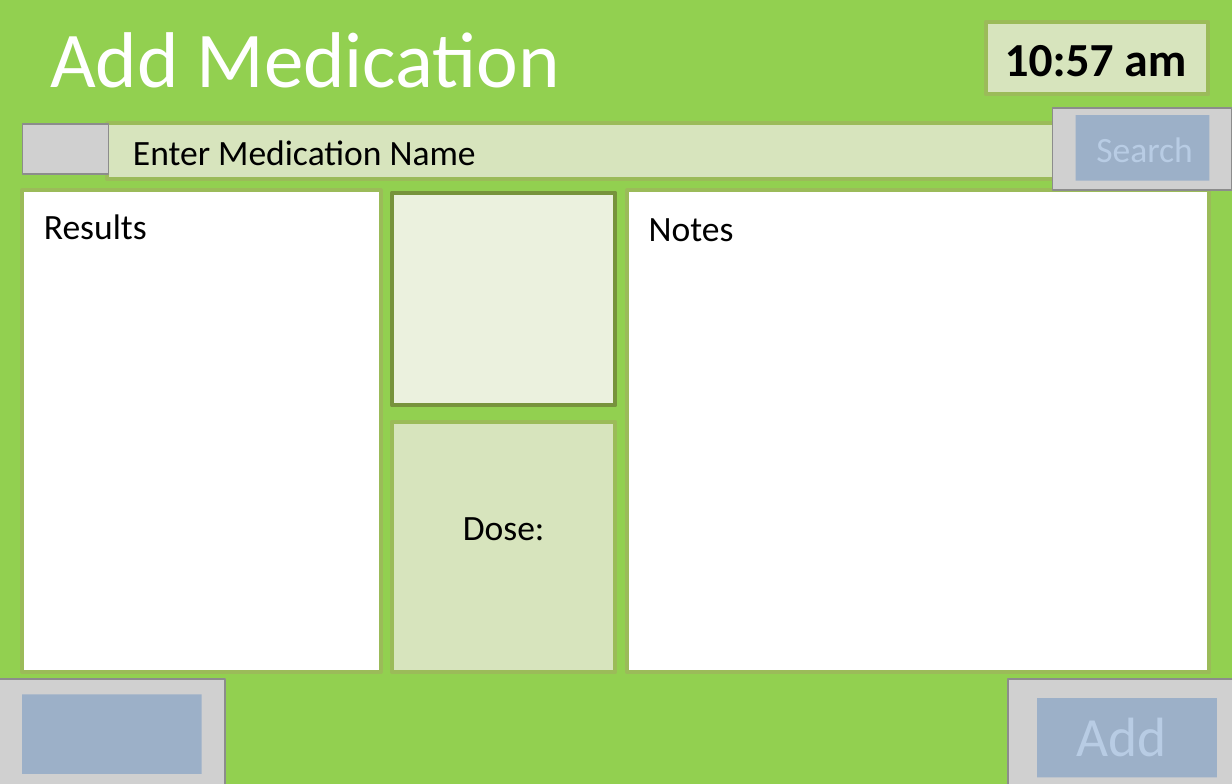
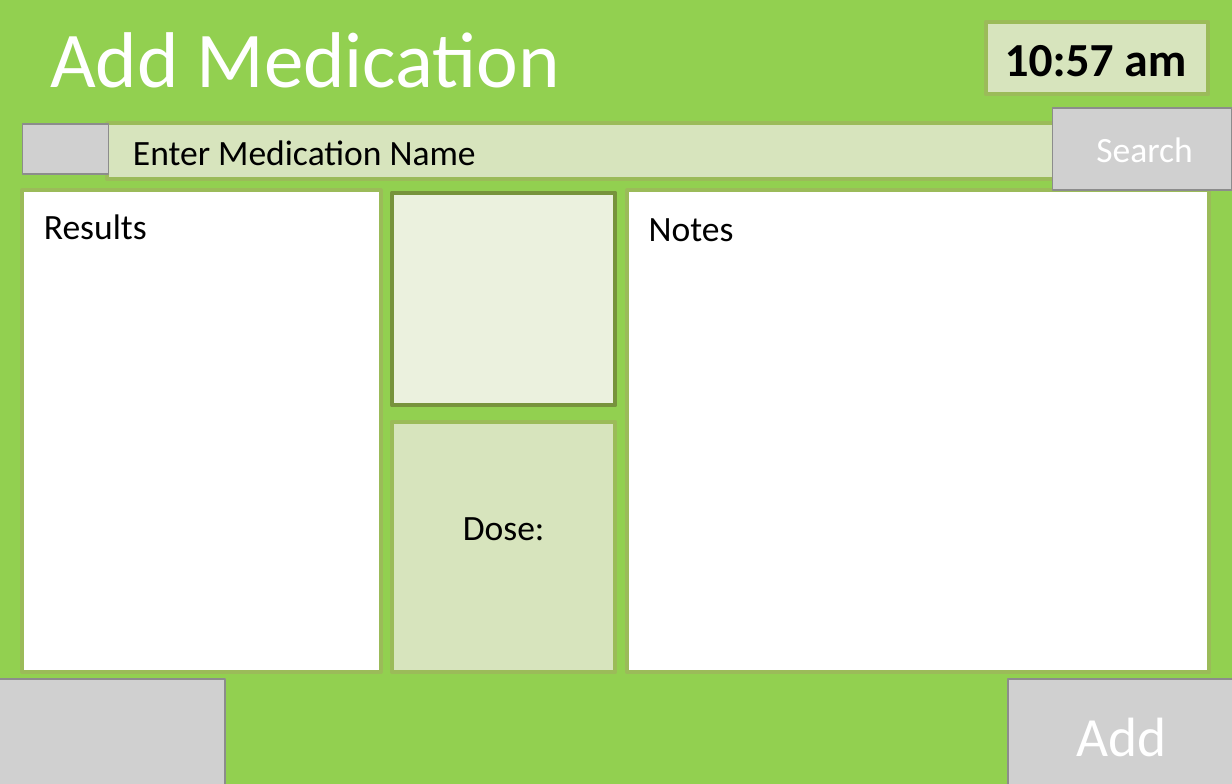
Before and after one commit to Gordo851/Design, a slide deck: slide 17 of story_board_buttonAction2.pptx (slide 9 before the commit). Drawn at 1232x784 pixels with LibreOffice and Linux fonts; fonts in the diff are those of the drawing; grey boxes stand for pictures. Boxes give left, top, right and bottom in pixels: in the first picture for what was removed or moved away, otherwise in the second. Text is boxed around its words. In the diff, an @@ line names an element or a change of style, - is before the commit and + after.

```diff
--- a/story_board_buttonAction2.pptx
+++ b/story_board_buttonAction2.pptx
@@ action button blank removed at <box>1076,115,1209,181</box> @@
@@ text added at <box>1096,138,1193,162</box>, 18 pt, text #FFFFFF @@
+Search
@@ action button blank removed at <box>21,694,201,774</box> @@
@@ action button blank removed at <box>1037,699,1216,778</box> @@
@@ text added at <box>1076,718,1166,756</box>, 28 pt, text #FFFFFF @@
+Add
```
Also in this commit, not shown: 12 other slides changed, 11 slides added.
